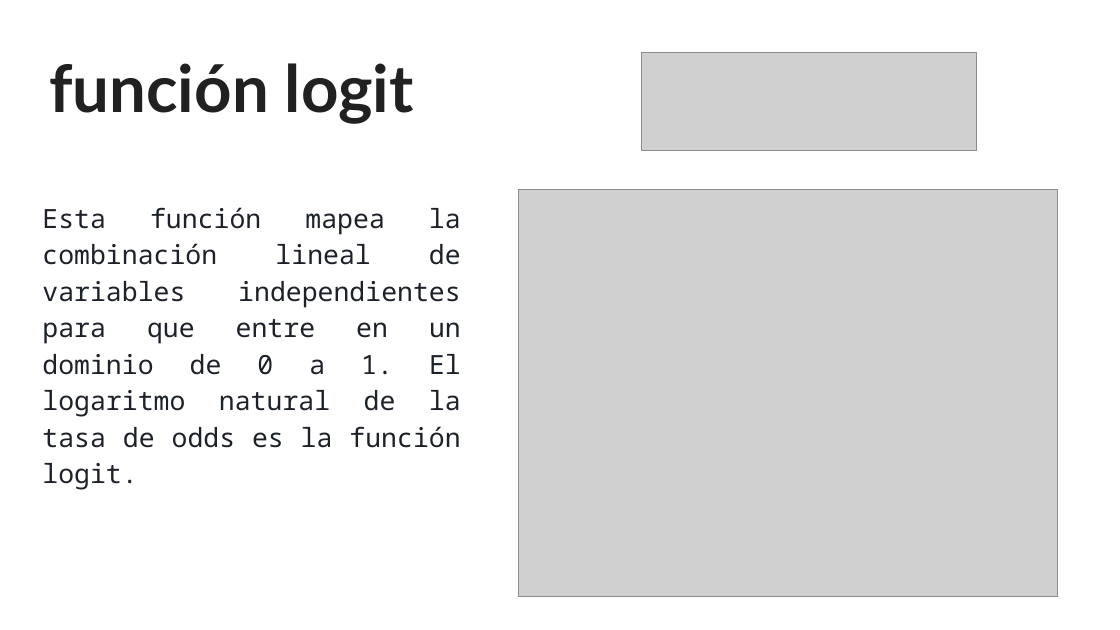
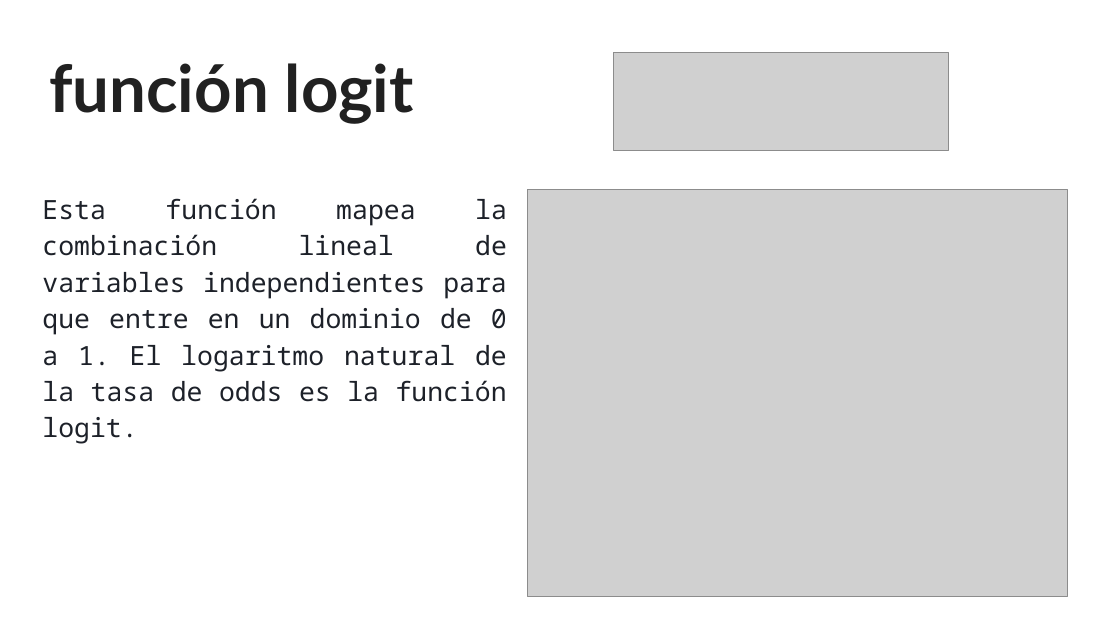
Before and after one commit to sainosmichelle/sainosmichelle.github.io, a slide deck: slide 11 of assets/files/Tema6/reg_log/6.2 Regresión Logística.pptx (slide 12 before the commit). Drawn at 1120x630 pixels with LibreOffice and Linux fonts; fonts in the diff are those of the drawing; grey boxes stand for pictures. Boxes give left, top, right and bottom in pixels: in the first picture for what was removed or moved away, otherwise in the second. Text is boxed around its words. In the diff, an @@ line names an element or a change of style, - is before the commit and + after.

```diff
--- a/assets/files/Tema6/reg_log/6.2 Regresión Logística.pptx
+++ b/assets/files/Tema6/reg_log/6.2 Regresión Logística.pptx
@@ picture moved from (x1=642, y1=53, x2=977, y2=151) to (x1=614, y1=53, x2=949, y2=151) @@
@@ text "Esta función mapea la combinación ..." rewrapped from (x1=42, y1=207, x2=461, y2=490) to (x1=42, y1=198, x2=507, y2=444) @@
@@ picture moved from (x1=519, y1=189, x2=1058, y2=597) to (x1=528, y1=189, x2=1067, y2=597) @@
```
Also in this commit, not shown: 9 other slides changed, 1 slide added, 2 slides removed, 5 other files.
